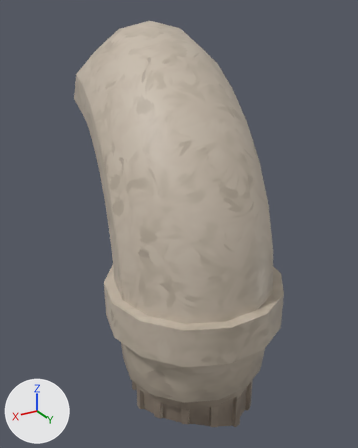
The OBJ model ProjectAV/Models/ruiny/kolumna_2_top.obj, before and after one commit.
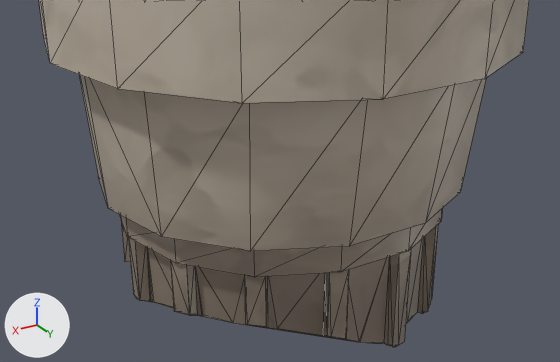
Old and new are each drawn whole from a 50 mm lens placed at (8.92, 13.27, 14.64), pointed at (-0.54, -2.51, 6.75) and again close up from a 50 mm lens placed at (5.85, 9.18, 6.65), pointed at (0.08, -0.43, 1.85). Every picture has the same lights, and +X, +Y and +Z are marked at lower left. The close-ups show mesh edges as thin lines. Where no turn or scale is listed for an object, it has been applied to the vertices.
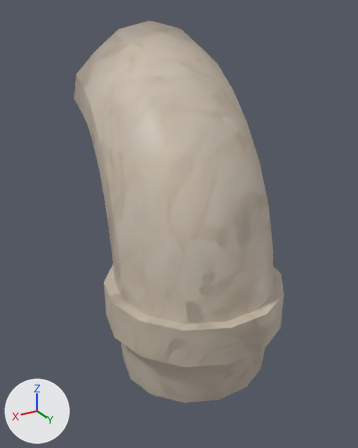
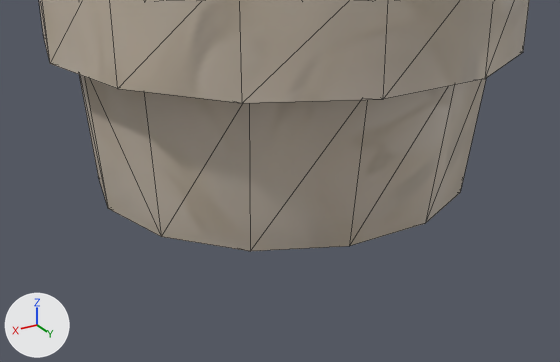
The newer file is also turned or shifted as a whole; pictures and numbers use the older file's frame.

Pixel boxes (x1, y1, x2, y2) of what changed, in the close-ups (560 x 362 px):
'Cube.006', reshaped: before (39, 0, 529, 347); after (39, 0, 529, 251)
part 1 of me_cube_006, cut back (brown): before (120, 209, 442, 347)
part 2 of me_cube_006, recoloured: (46, 0, 523, 251) in both

Diff of the bpy script that builds the scene:
```diff
--- a/ProjectAV/Models/ruiny/kolumna_2_top.obj.py
+++ b/ProjectAV/Models/ruiny/kolumna_2_top.obj.py
@@ img_kolumna_podwojna_z_base_color_png @@
+img_kolumna_podwojna_z_base_color_png = load_image('kolumna_podwojna_z_Base_color.png', 'kolumna_podwojna_z_Base_color.png', 2048, 2048, 'sRGB')
@@ mat_kolumna_podwojna_z @@
+mat_kolumna_podwojna_z = principled_material('kolumna_podwojna_z')
+mat_kolumna_podwojna_z.texture = img_kolumna_podwojna_z_base_color_png
@@ me_cube_006 @@
 # used by ob_cube_006; location = (0.0, 0.0, 0.0)
-me_cube_006.from_pydata(...)  # 413 vertices, 822 faces; spans x -4.26..3.51, y -8.78..3.09, z 0.15..14.29
+me_cube_006.from_pydata(...)  # 204 vertices, 404 faces; spans x -4.26..3.51, y -8.78..3.09, z 2.18..14.29
+# me_cube_006 part 1
+# 209 vertices are removed from x -2.24..2.72, y -2.47..2.18, z 0.15..1.69
+# 430 faces are deleted
+# 12 new faces join them
+# me_cube_006 part 2: 392 faces spanning x -4.26..3.51, y -8.78..3.09, z 2.18..14.29 switch from mat_kolumna_2_top (picture img_kolumna_2_top_base_color_png) to mat_kolumna_podwojna_z (picture img_kolumna_podwojna_z_base_color_png)
```
